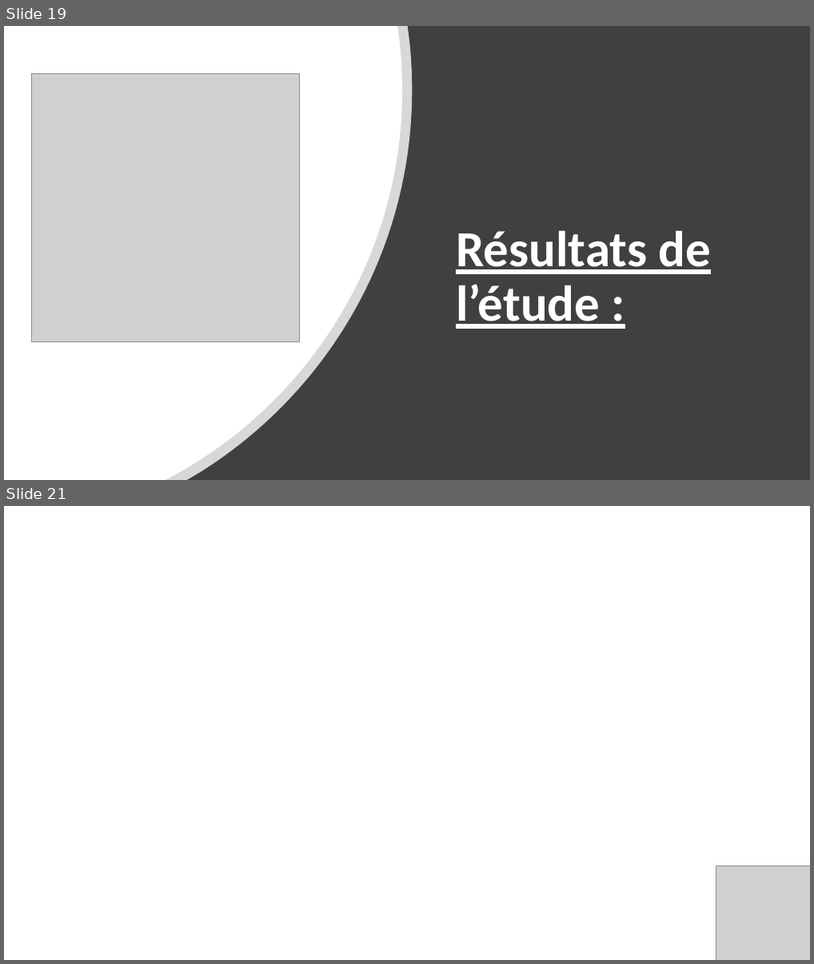
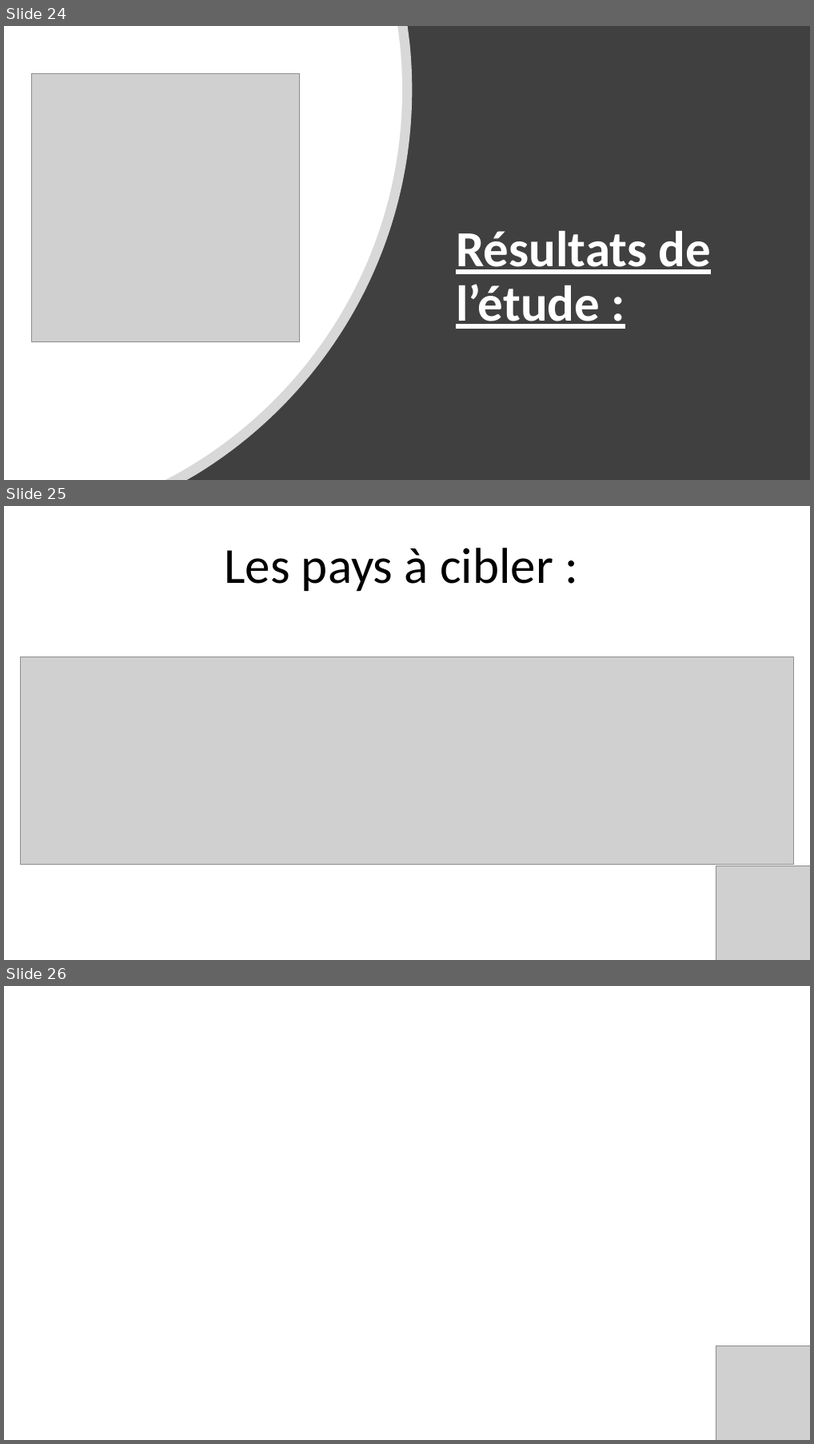
Before and after one commit to Julien-paulet/Projet_5_effectuez_une_etude_de_marche, a slide deck: Projet_5_présentation.pptx. Shown one above the other, each under a label of ours: slides 19 and 21 before the commit, slides 24, 25 and 26 after it; the slides between them are not shown. The pictures are 814x964 and 814x1444 pixels, drawn with LibreOffice and Linux fonts; fonts in the diff are those of the drawing; grey boxes stand for pictures. Boxes give left, top, right and bottom in pixels: in the first picture for what was removed or moved away, otherwise in the second. Text is boxed around its words. In the diff, an @@ line names an element or a change of style, - is before the commit and + after.

```diff
--- a/Projet_5_présentation.pptx
+++ b/Projet_5_présentation.pptx
@@ slide 25 added at (4,506,810,960), background #FFFFFF @@
@@ title added at (224,548,554,591), 60 pt, text #000000 @@
+Les pays à cibler :
@@ picture added at (20,656,794,864) @@
@@ picture added at (717,865,810,960) @@
@@ what was slide 19 is now slide 24 @@
@@ what was slide 21 is now slide 26 @@
```
Also in this commit, not shown: 5 slides changed, 5 other slides added, 6 slides removed, 1 other file.
